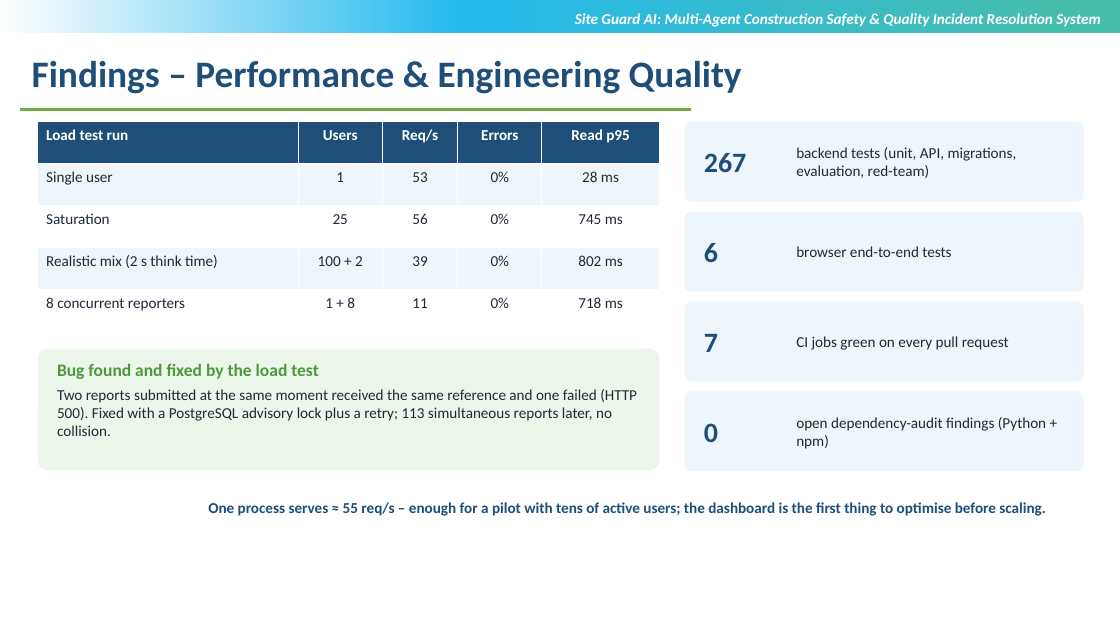
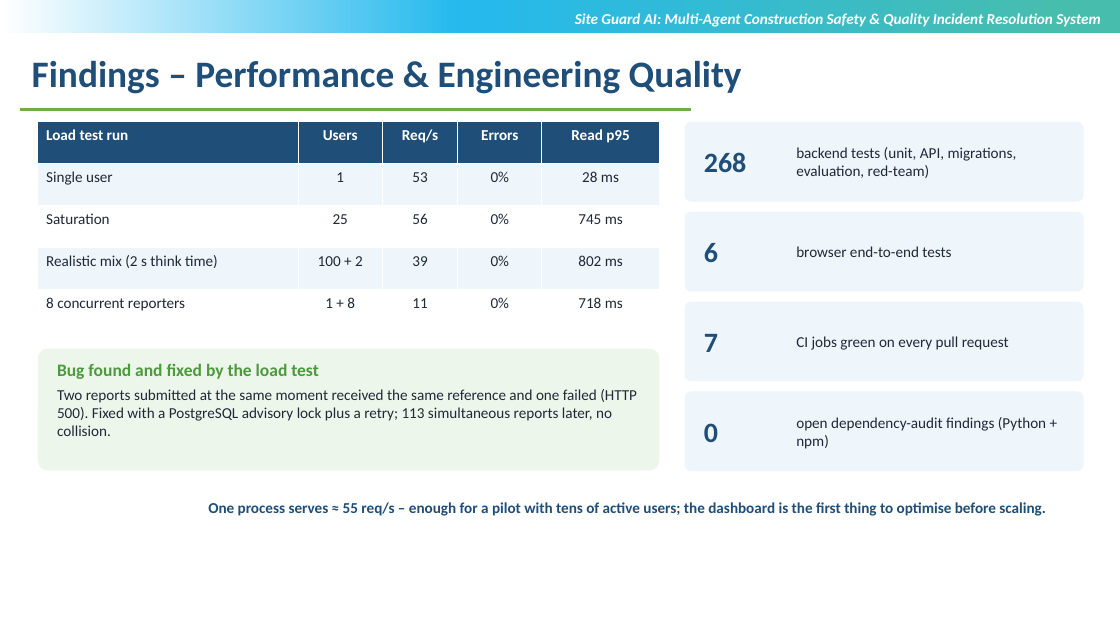
Before and after one commit to sricharansk/SITEGUARD-AI, a slide deck: slide 15 of docs/presentation/SiteGuardAI_Review3_S.K.Sricharan_T9984.pptx. Drawn at 1120x630 pixels with LibreOffice and Linux fonts; fonts in the diff are those of the drawing; background and template pictures are left out. Boxes give left, top, right and bottom in pixels: in the first picture for what was removed or moved away, otherwise in the second. Text is boxed around its words. In the diff, an @@ line names an element or a change of style, - is before the commit and + after.

```diff
--- a/docs/presentation/SiteGuardAI_Review3_S.K.Sricharan_T9984.pptx
+++ b/docs/presentation/SiteGuardAI_Review3_S.K.Sricharan_T9984.pptx
@@ text at [704,152,747,172]: text changed @@
-267
+268
```
Also in this commit, not shown: 6 other files.
